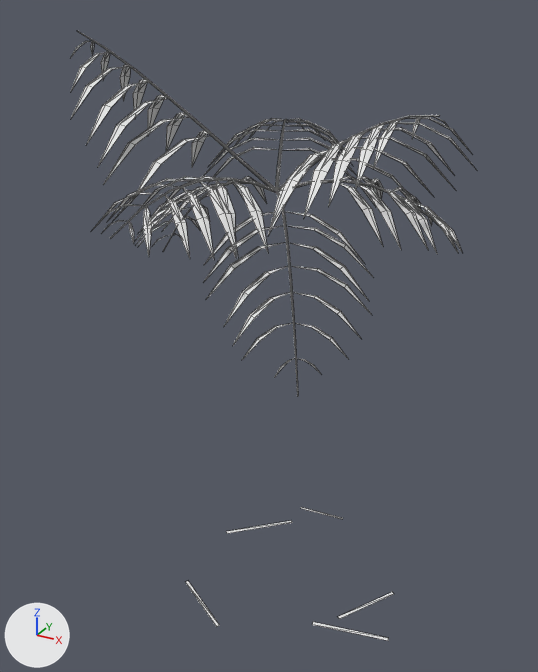
What one commit did to the OBJ model game/assets/models/plants/SM_Plant_SpinyPalmMature_Leaf.obj.
Camera for both pictures: a 50 mm lens placed at (2.85, -5.31, 5.27), pointed at (-0.09, 0.02, 2.6). The axes (+X, +Y, +Z) are drawn at lower left. The lights are the same throughout. The older version comes first. Mesh edges are drawn as thin lines. Materials are left out; every surface is plain grey. Where no turn or scale is listed for an object, it has been applied to the vertices. Vertices at exactly the same position are counted once.

Before the edit, the objects in view are built like this:
```python
me_sm_plant_spinypalmmature_leaf = bpy.data.meshes.new('SM_Plant_SpinyPalmMature_Leaf')
me_sm_plant_spinypalmmature_leaf.from_pydata(...)  # 951 vertices, 1158 faces; spans x -1.66..1.61, y -1.56..1.63, z 0.01..5.11
ob_sm_plant_spinypalmmature_leaf = bpy.data.objects.new('SM_Plant_SpinyPalmMature_Leaf', me_sm_plant_spinypalmmature_leaf)
ob_sm_plant_spinypalmmature_leaf.location = (0.0, 0.0, 0.0)
```
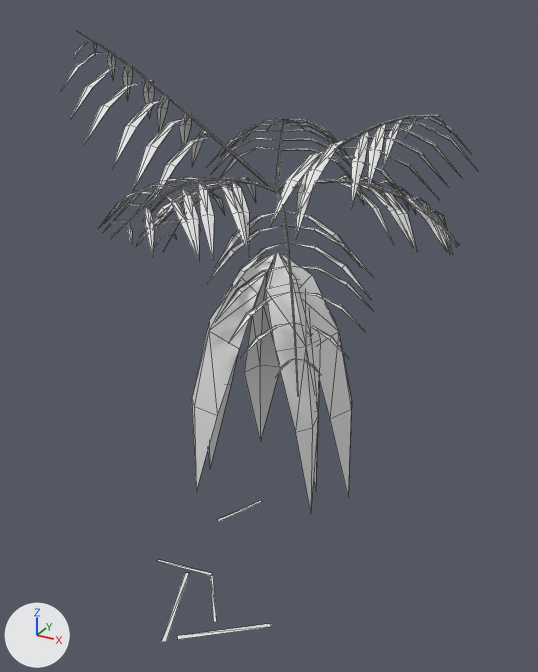
Location of each change, [x1, y1, x2, y2] in pixels of the pictures (538 x 672 px; the box of a moved part takes in the faces that stretch with it):
'SM_Plant_SpinyPalmMature_Leaf', reshaped: before [71, 31, 477, 641]; after [62, 31, 474, 642]
part 1 of me_sm_plant_spinypalmmature_leaf, added: after [192, 251, 352, 513]
part 2 of me_sm_plant_spinypalmmature_leaf, deleted: before [301, 507, 343, 519]
part 3 of me_sm_plant_spinypalmmature_leaf, moved or reshaped: before [71, 41, 477, 376]; after [62, 41, 474, 378]
part 4 of me_sm_plant_spinypalmmature_leaf, moved or reshaped: before [186, 521, 394, 641]; after [157, 501, 271, 642]

Patch to the scene script:
```diff
--- a/game/assets/models/plants/SM_Plant_SpinyPalmMature_Leaf.obj.py
+++ b/game/assets/models/plants/SM_Plant_SpinyPalmMature_Leaf.obj.py
@@ me_sm_plant_spinypalmmature_leaf @@
 # used by ob_sm_plant_spinypalmmature_leaf; location = (0.0, 0.0, 0.0)
-me_sm_plant_spinypalmmature_leaf.from_pydata(...)  # 951 vertices, 1158 faces; spans x -1.66..1.61, y -1.56..1.63, z 0.01..5.11
+me_sm_plant_spinypalmmature_leaf.from_pydata(...)  # 1012 vertices, 1230 faces; spans x -1.6..1.62, y -1.54..1.55, z 0.01..5.11
+# me_sm_plant_spinypalmmature_leaf part 1: a new loose piece of 61 vertices spanning x -0.74..0.65, y -0.55..0.47, z 0.97..3.41
+# me_sm_plant_spinypalmmature_leaf part 2: the loose piece of 4 vertices spanning x -0.24..0.26, y 1.05..1.12, z 0.01 is deleted
+# me_sm_plant_spinypalmmature_leaf part 3: 537 vertices moved from x -1.66..1.61, y -1.56..1.63, z 2.9..5.04 to x -1.6..1.62, y -1.54..1.55, z 2.9..5.04; 17 vertices removed from x -1.36..1.46, y -1.43..1.4, z 2.96..4.6; 17 vertices added at x -1.39..1.42, y -1.45..1.41, z 2.96..4.6
+# me_sm_plant_spinypalmmature_leaf part 4: 14 vertices moved from x -0.76..1.18, y -0.94..0.78, z 0.02..0.03 to x -0.96..0.33, y -1.33..0.94, z 0.02..0.03; 2 vertices removed from x 1.33..1.34, y -0.34..-0.3, z 0.03; 6 vertices added at x -1.15..-0.15, y -0.9..-0.35, z 0.01..0.02
```
